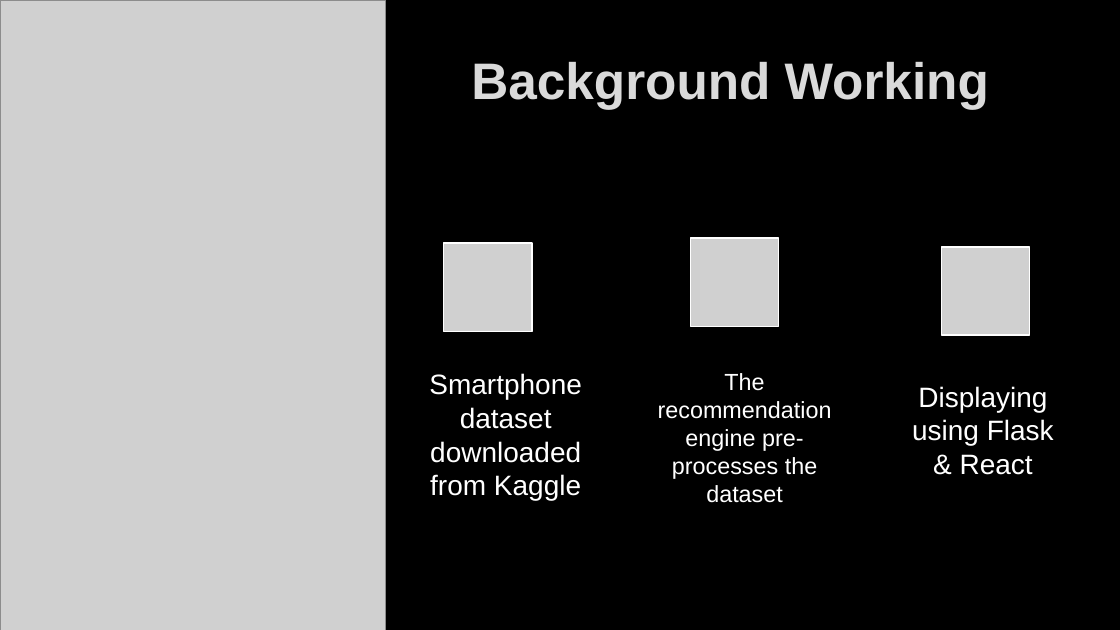
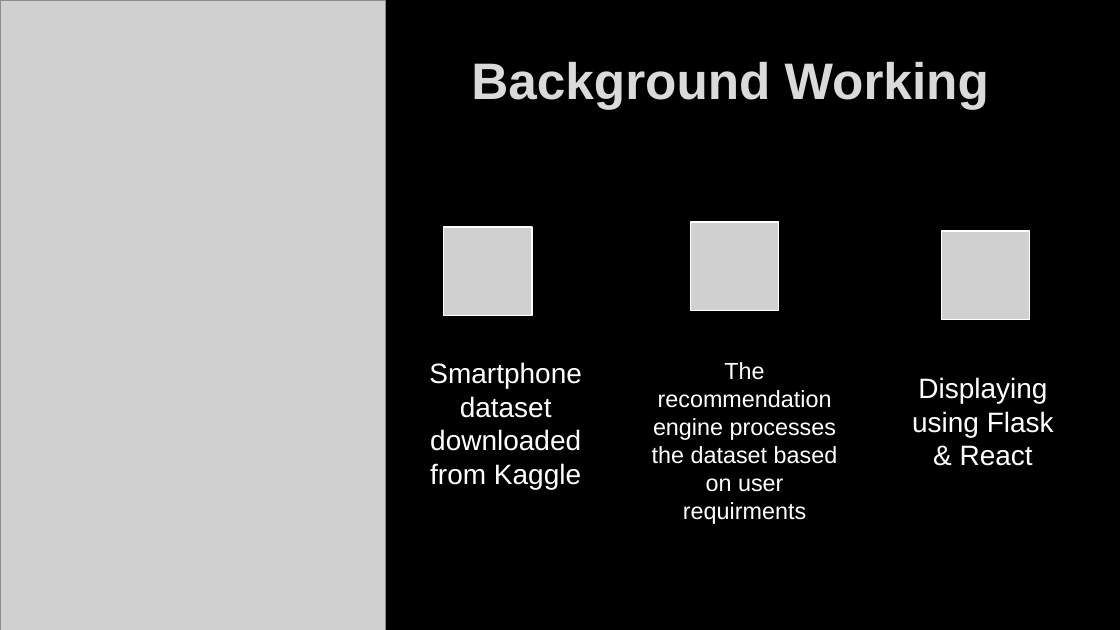
Before and after one commit to GlitchyStar717/AneXPrototype, a slide deck: slide 5 of AneX-Proposal presentation.pptx. Drawn at 1120x630 pixels with LibreOffice and Linux fonts; fonts in the diff are those of the drawing; grey boxes stand for pictures. Boxes give left, top, right and bottom in pixels: in the first picture for what was removed or moved away, otherwise in the second. Text is boxed around its words. In the diff, an @@ line names an element or a change of style, - is before the commit and + after.

```diff
--- a/AneX-Proposal presentation.pptx
+++ b/AneX-Proposal presentation.pptx
@@ 3 pictures: place and size @@
-3 pictures at box(444, 238, 1030, 335)
+3 pictures at box(444, 222, 1030, 319)
@@ text "Smartphone dataset downloaded from Kaggle": place and size @@
-text "Smartphone dataset downloaded from Kaggle" at box(429, 373, 581, 500)
+text "Smartphone dataset downloaded from Kaggle" at box(429, 362, 581, 489)
@@ text at box(652, 362, 838, 524): text changed @@
-The recommendation engine pre-processes the dataset
+The recommendation engine processes the dataset based on user requirments
@@ text "Displaying using Flask & React": place and size @@
-text "Displaying using Flask & React" at box(912, 386, 1054, 475)
+text "Displaying using Flask & React" at box(912, 377, 1054, 466)
```
Also in this commit, not shown: 2 other files.
